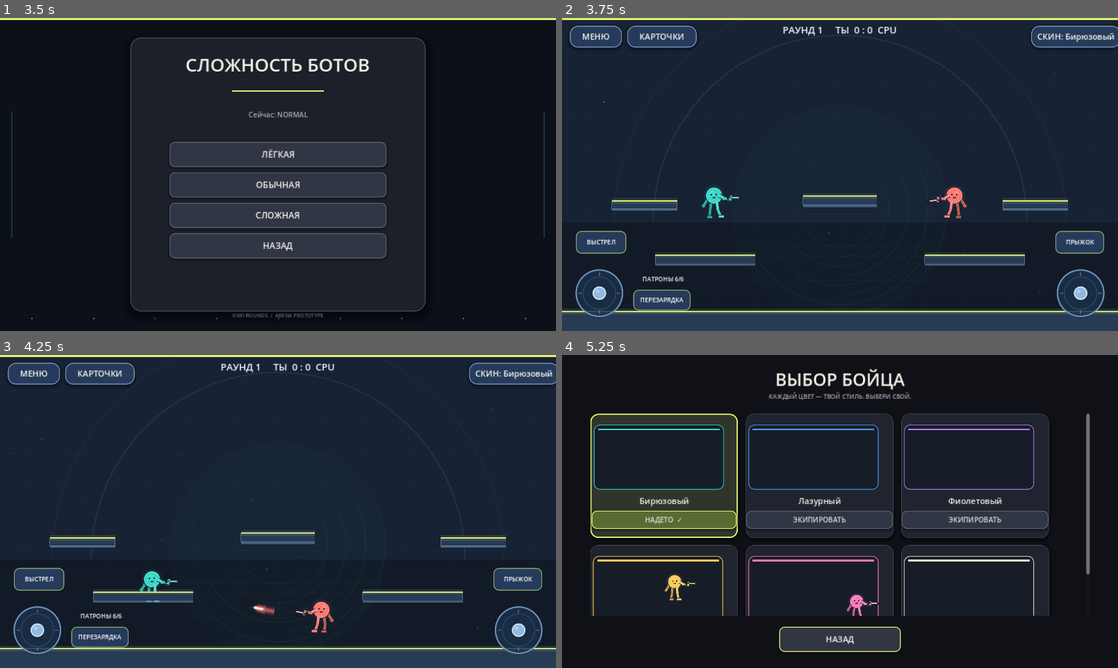
Above: before the commit, frames 1-4 (two rows, left to right).
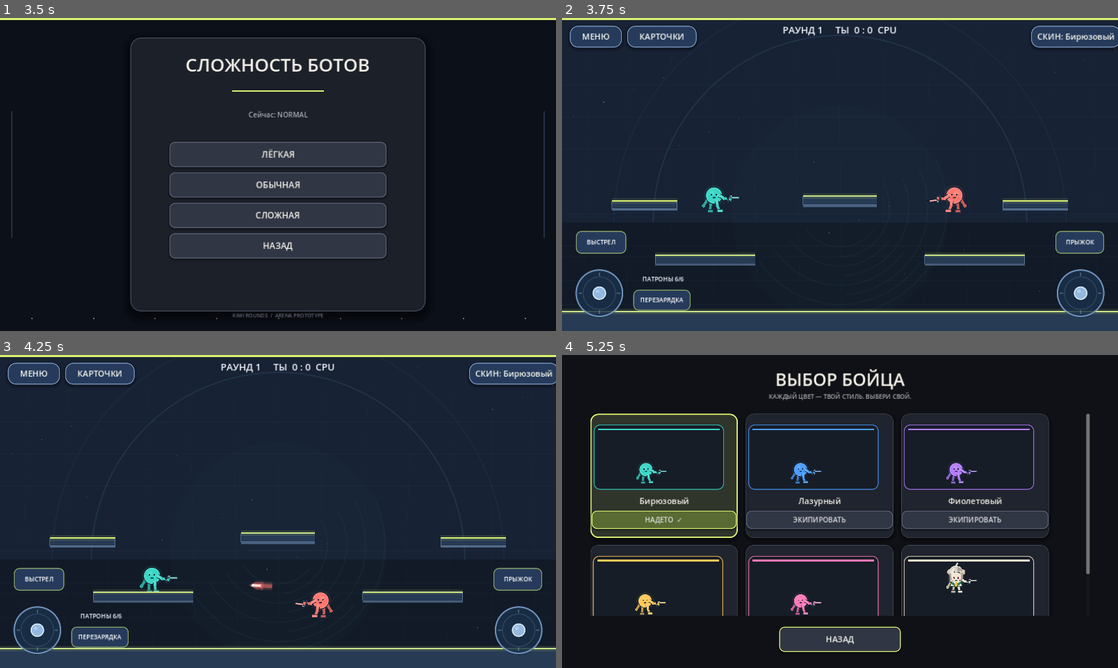
Above: after the commit, the same moments.

Repository: loslam-del/Kiwi-rounds
Game: Godot game, scene res://scenes/main.tscn
Same seed, same stepped clock (60 frames per second), same inputs: the game is played once before the commit and once after it.
Inputs:
- Up to frame 1 (3.5 s): click "ИГРАТЬ" at 0.5 s; click "ОНЛАЙН — ПОЗЖЕ" at 1.25 s; click "НАЗАД" at 2 s; click "ПРОТИВ БОТОВ" at 2.75 s
- Up to frame 2 (3.75 s): click "ЛЁГКАЯ" at 3.5 s
- Up to frame 3 (4.25 s): no input
- Up to frame 4 (5.25 s): click "СКИН: Бирюзовый" at 4.25 s; click "НАДЕТО ✓" at 5 s

Frame 1 is identical in both runs. In frame 2, 0.1% of the frame differs, in the area x 26-72%, y 58-64%; in frame 3, 0.7%; in frame 4, 1.2%, in the area x 13-75%, y 34-84%.

Commit message:
Match fighter hitbox to visible legs and reduce foot clipping

Diff:
--- a/scripts/player.gd
+++ b/scripts/player.gd
@@ -92,8 +92,11 @@
     var shape := CollisionShape2D.new()
     floor_snap_length = 8.0
     safe_margin = 0.08
-    var core := CircleShape2D.new()
-    core.radius = 21.0
+    # A tall capsule follows the visible fighter silhouette more closely than
+    # the old circular hitbox, so feet and knees no longer sink through platforms.
+    var core := CapsuleShape2D.new()
+    core.radius = 18.0
+    core.height = 58.0
     shape.shape = core
     add_child(shape)
 
@@ -447,9 +450,9 @@
     draw_set_transform(Vector2.ZERO, 0.0, Vector2(facing, 1.0))
 
     # Far-side limbs are drawn first so they emerge naturally from behind the torso.
-    var hip_back := Vector2(-6.5, 8.0)
-    var hip_front := Vector2(6.5, 8.0)
-    var leg_len := 17.0
+    var hip_back := Vector2(-6.5, 5.5)
+    var hip_front := Vector2(6.5, 5.5)
+    var leg_len := 11.5
     var knee_back := hip_back + Vector2(sin(leg_back_angle) * leg_len, cos(leg_back_angle) * leg_len)
     var knee_front := hip_front + Vector2(sin(leg_front_angle) * leg_len, cos(leg_front_angle) * leg_len)
     var foot_back_angle := leg_back_angle + knee_back_angle
